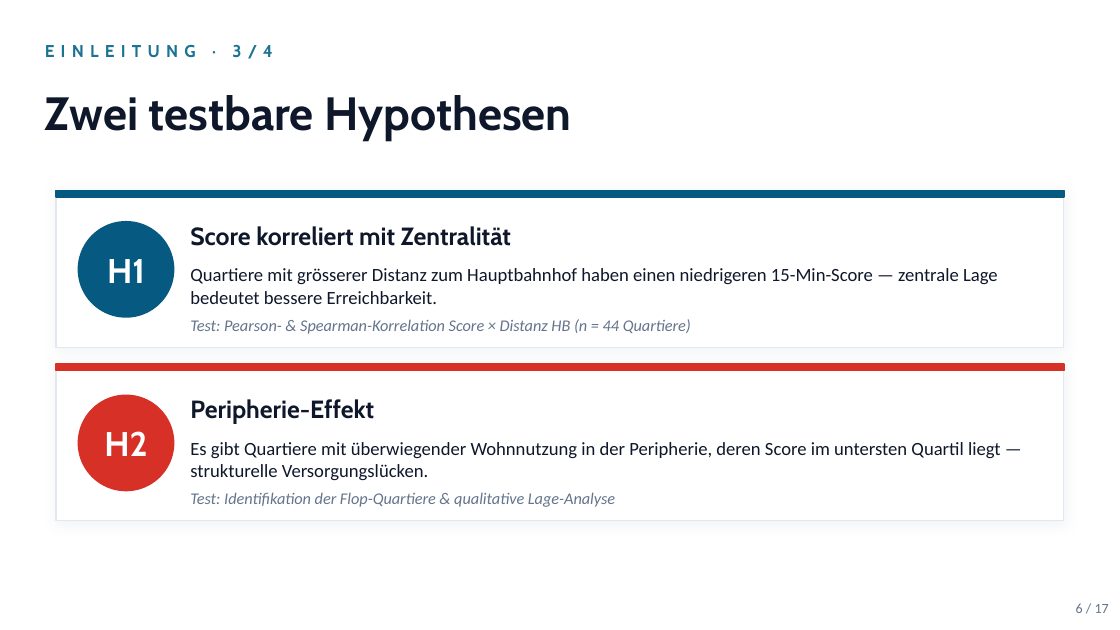
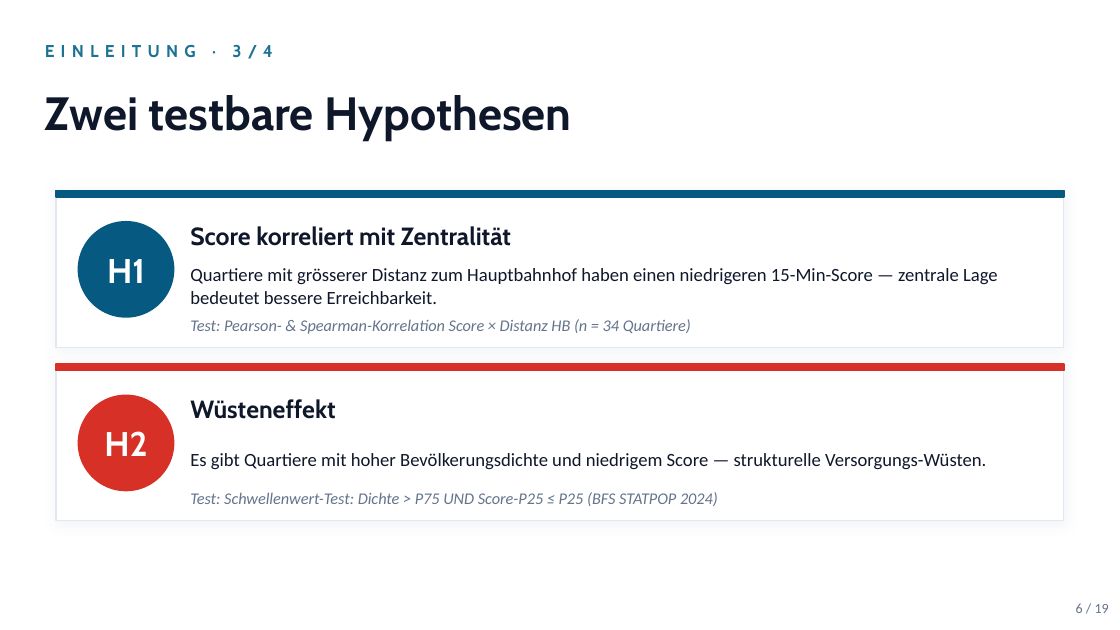
Before and after one commit to sanirmem/zh15min, a slide deck: slide 6 of reports/zh15min_slides.pptx. Drawn at 1120x630 pixels with LibreOffice and Linux fonts; fonts in the diff are those of the drawing. Boxes give left, top, right and bottom in pixels: in the first picture for what was removed or moved away, otherwise in the second. Text is boxed around its words. In the diff, an @@ line names an element or a change of style, - is before the commit and + after.

```diff
--- a/reports/zh15min_slides.pptx
+++ b/reports/zh15min_slides.pptx
@@ text at (190, 319, 691, 334): text changed @@
-Test: Pearson- & Spearman-Korrelation Score × Distanz HB (n = 44 Quartiere)
+Test: Pearson- & Spearman-Korrelation Score × Distanz HB (n = 34 Quartiere)
@@ text at (190, 399, 335, 419): text changed @@
-Peripherie-Effekt
+Wüsteneffekt
@@ text at (190, 453, 986, 469): text changed @@
-Es gibt Quartiere mit überwiegender Wohnnutzung in der Peripherie, deren Score im untersten Quartil liegt — strukturelle Versorgungslücken.
+Es gibt Quartiere mit hoher Bevölkerungsdichte und niedrigem Score — strukturelle Versorgungs-Wüsten.
@@ text at (190, 492, 718, 506): text changed @@
-Test: Identifikation der Flop-Quartiere & qualitative Lage-Analyse
+Test: Schwellenwert-Test: Dichte > P75 UND Score-P25 ≤ P25 (BFS STATPOP 2024)
@@ text at (1076, 603, 1109, 613): text changed @@
-6 / 17
+6 / 19
```
Also in this commit, not shown: 16 other slides changed, 2 slides added, 15 other files.
